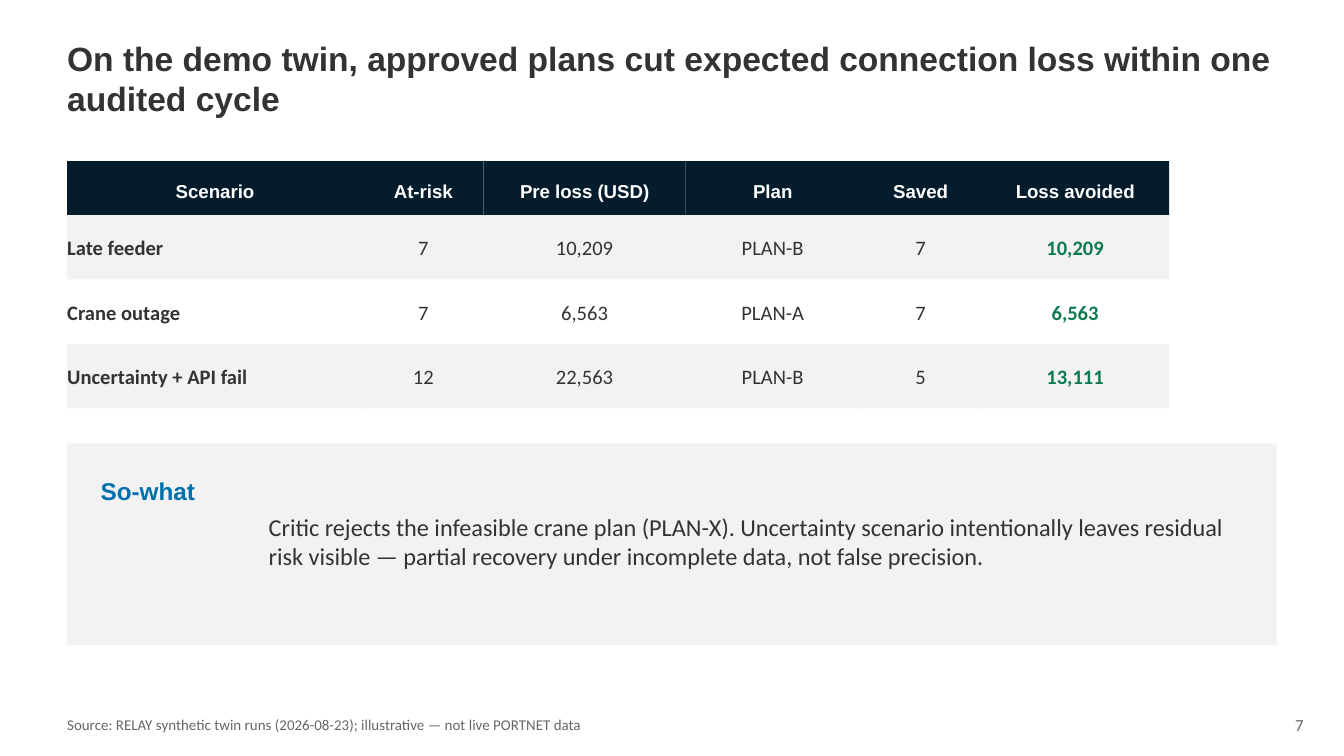
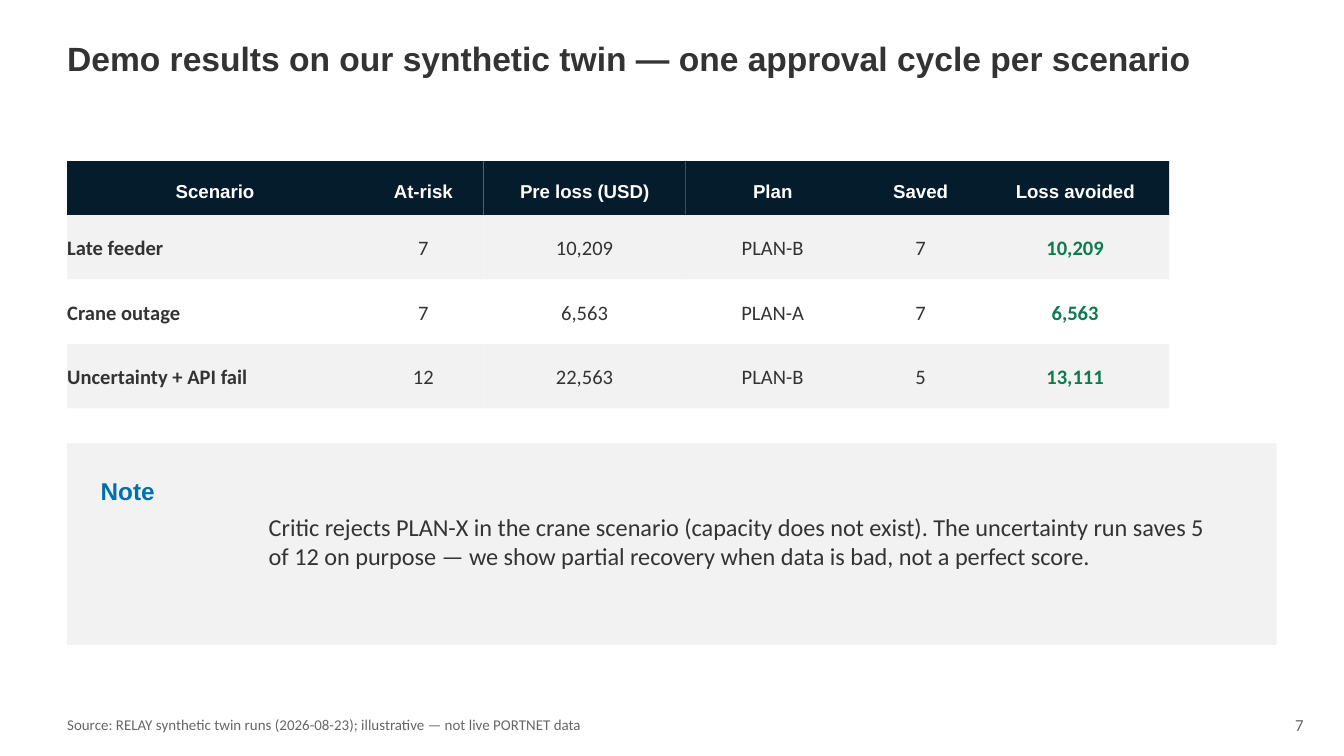
Before and after one commit to piyaphat38030/psa-relay, a slide deck: slide 7 of deliverables/RELAY_Presentation.pptx. Drawn at 1344x756 pixels with LibreOffice and Linux fonts; fonts in the diff are those of the drawing. Boxes give left, top, right and bottom in pixels: in the first picture for what was removed or moved away, otherwise in the second. Text is boxed around its words. In the diff, an @@ line names an element or a change of style, - is before the commit and + after.

```diff
--- a/deliverables/RELAY_Presentation.pptx
+++ b/deliverables/RELAY_Presentation.pptx
@@ text at (67, 46, 1190, 77): text changed @@
-On the demo twin, approved plans cut expected connection loss within one audited cycle
+Demo results on our synthetic twin — one approval cycle per scenario
@@ text at (101, 483, 155, 501): text changed @@
-So-what
+Note
@@ text at (269, 518, 1203, 569): text changed @@
-Critic rejects the infeasible crane plan (PLAN-X). Uncertainty scenario intentionally leaves residual risk visible — partial recovery under incomplete data, not false precision.
+Critic rejects PLAN-X in the crane scenario (capacity does not exist). The uncertainty run saves 5 of 12 on purpose — we show partial recovery when data is bad, not a perfect score.
```
Also in this commit, not shown: 13 other slides changed, 2 other files.
